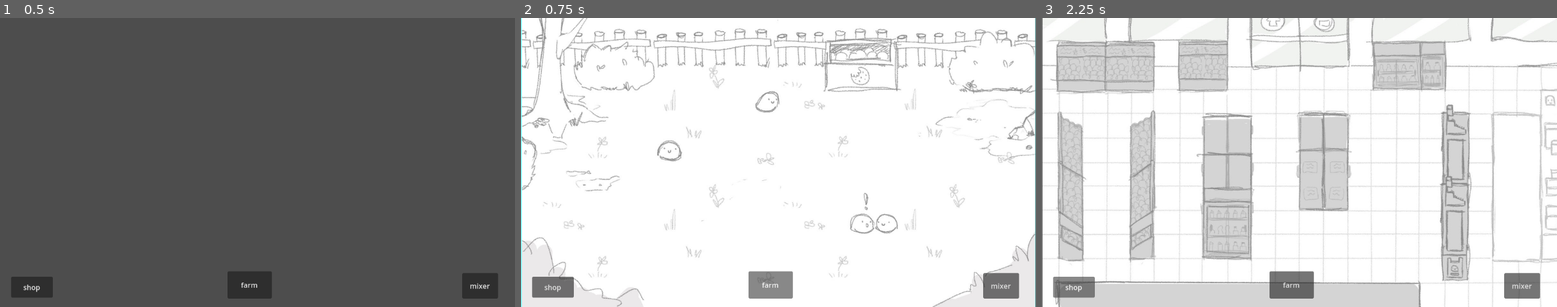
Above: before the commit, frames 1-3 (left to right).
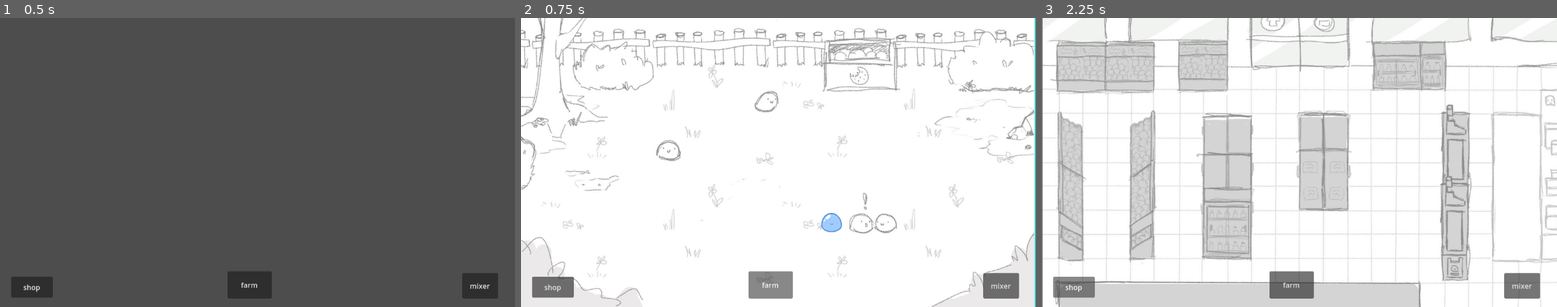
Above: after the commit, the same moments.

Repository: Jelly-Drop-DevOp/JellyDrop
Game: Godot game, scene res://scene_controller.tscn
Same seed, same stepped clock (60 frames per second), same inputs: the game is played once before the commit and once after it. Before the commit the project has no main scene; this scene is started directly in both runs.
Inputs:
- Up to frame 1 (0.5 s): no input
- Up to frame 2 (0.75 s): click "farm" at 0.5 s
- Up to frame 3 (2.25 s): click "farm" at 1.25 s; click "shop" at 2 s

Frame 1 is identical in both runs. In frame 2, 6.0% of the frame differs, in the area x 0-100%, y 0-100%; in frame 3, nothing differs.

Commit message:
Added jelly template animation

Diff:
--- a/praccyproggy/farm.tscn
+++ b/praccyproggy/farm.tscn
@@ -1,7 +1,127 @@
-[gd_scene load_steps=3 format=3 uid="uid://b57agm7a18cmu"]
+[gd_scene load_steps=32 format=3 uid="uid://b57agm7a18cmu"]
 
 [ext_resource type="Texture2D" uid="uid://dnfsb0bpc4as6" path="res://habitat.jpg" id="1_2tpd6"]
 [ext_resource type="PackedScene" uid="uid://cuj06sanmhu01" path="res://scene_controller.tscn" id="2_1vn11"]
+[ext_resource type="Texture2D" uid="uid://cyiwoe6357ryn" path="res://assets/Water Drop Animation V1/water-drop-f1.PNG" id="3_crnpr"]
+[ext_resource type="Texture2D" uid="uid://bu4f2blbwit81" path="res://assets/Water Drop Animation V1/water-drop-f2.PNG" id="4_1dqwl"]
+[ext_resource type="Texture2D" uid="uid://b44umq6ily7b6" path="res://assets/Water Drop Animation V1/water-drop-f3.PNG" id="5_ygho7"]
+[ext_resource type="Texture2D" uid="uid://7w52kjtadire" path="res://assets/Water Drop Animation V1/water-drop-f4.PNG" id="6_nfy8y"]
+[ext_resource type="Texture2D" uid="uid://b8wxewlvu0r2a" path="res://assets/Water Drop Animation V1/water-drop-f5.PNG" id="7_0vji6"]
+[ext_resource type="Texture2D" uid="uid://bb8q816q1tut" path="res://assets/Water Drop Animation V1/water-drop-f6.PNG" id="8_b4afq"]
+[ext_resource type="Texture2D" uid="uid://b4ie7f5o0jqa8" path="res://assets/Water Drop Animation V1/water-drop-f7.PNG" id="9_7kisw"]
+[ext_resource type="Texture2D" uid="uid://dwly6mdlk76ys" path="res://assets/Water Drop Animation V1/water-drop-f8.PNG" id="10_wqc0b"]
+[ext_resource type="Texture2D" uid="uid://bxfsoqp5p4utf" path="res://assets/Water Drop Animation V1/water-drop-f9.PNG" id="11_rufnp"]
+[ext_resource type="Texture2D" uid="uid://3iaxpgsx10xd" path="res://assets/Water Drop Animation V1/water-drop-f10.PNG" id="12_7jb6r"]
+[ext_resource type="Texture2D" uid="uid://b30fbhpomtmrd" path="res://assets/Water Drop Animation V1/water-drop-f11.PNG" id="13_4x20n"]
+[ext_resource type="Texture2D" uid="uid://ddmqamt2c1c6p" path="res://assets/Water Drop Animation V1/water-drop-f12.PNG" id="14_c4yqf"]
+[ext_resource type="Texture2D" uid="uid://kd1knfeoi0wt" path="res://assets/Water Drop Animation V1/water-drop-f13.PNG" id="15_4m40g"]
+[ext_resource type="Texture2D" uid="uid://c0oiii471y8r8" path="res://assets/Water Drop Animation V1/water-drop-f14.PNG" id="16_5laoe"]
+[ext_resource type="Texture2D" uid="uid://jvb7f0moqvqw" path="res://assets/Water Drop Animation V1/water-drop-f15.PNG" id="17_c5rny"]
+[ext_resource type="Texture2D" uid="uid://bb0kk4t30mjkq" path="res://assets/Water Drop Animation V1/water-drop-f16.PNG" id="18_tiwui"]
+[ext_resource type="Texture2D" uid="uid://8cpnfarcjlxu" path="res://assets/Water Drop Animation V1/water-drop-f17.PNG" id="19_dn3e8"]
+[ext_resource type="Texture2D" uid="uid://2lmrvlhbtdeb" path="res://assets/Water Drop Animation V1/water-drop-f18.PNG" id="20_jy5f5"]
+[ext_resource type="Texture2D" uid="uid://841s3fgonsos" path="res://assets/Water Drop Animation V1/water-drop-f19.PNG" id="21_gufdx"]
+[ext_resource type="Texture2D" uid="uid://14tt017ou8bc" path="res://assets/Water Drop Animation V1/water-drop-f20.PNG" id="22_d7ybn"]
+[ext_resource type="Texture2D" uid="uid://cyxjn4ofqag5b" path="res://assets/Water Drop Animation V1/water-drop-f21.PNG" id="23_0bsep"]
+[ext_resource type="Texture2D" uid="uid://catcb8k2t7awg" path="res://assets/Water Drop Animation V1/water-drop-f22.PNG" id="24_1gfoa"]
+[ext_resource type="Texture2D" uid="uid://cl6x1nnlqmfww" path="res://assets/Water Drop Animation V1/water-drop-f23.PNG" id="25_vwcpl"]
+[ext_resource type="Texture2D" uid="uid://i0fiqi2lg5c" path="res://assets/Water Drop Animation V1/water-drop-f24.PNG" id="26_1k0wm"]
+[ext_resource type="Texture2D" uid="uid://bax8r1pyxm28c" path="res://assets/Water Drop Animation V1/water-drop-f25.PNG" id="27_q82hy"]
+[ext_resource type="Texture2D" uid="uid://didmkctf1spv2" path="res://assets/Water Drop Animation V1/water-drop-f26.PNG" id="28_sl871"]
+[ext_resource type="Texture2D" uid="uid://b4nj2lx1serlh" path="res://assets/Water Drop Animation V1/water-drop-f27.PNG" id="29_ntjqw"]
+[ext_resource type="Texture2D" uid="uid://0btl7phivsws" path="res://assets/Water Drop Animation V1/water-drop-f28.PNG" id="30_3moon"]
+
+[sub_resource type="SpriteFrames" id="SpriteFrames_apuk7"]
+animations = [{
+"frames": [{
+"duration": 1.0,
+"texture": ExtResource("3_crnpr")
+}, {
+"duration": 1.0,
+"texture": ExtResource("4_1dqwl")
+}, {
+"duration": 1.0,
+"texture": ExtResource("5_ygho7")
+}, {
+"duration": 1.0,
+"texture": ExtResource("6_nfy8y")
+}, {
+"duration": 1.0,
+"texture": ExtResource("7_0vji6")
+}, {
+"duration": 1.0,
+"texture": ExtResource("8_b4afq")
+}, {
+"duration": 1.0,
+"texture": ExtResource("9_7kisw")
+}, {
+"duration": 1.0,
+"texture": ExtResource("10_wqc0b")
+}, {
+"duration": 1.0,
+"texture": ExtResource("11_rufnp")
+}, {
+"duration": 1.0,
+"texture": ExtResource("12_7jb6r")
+}, {
+"duration": 1.0,
+"texture": ExtResource("13_4x20n")
+}, {
+"duration": 1.0,
+"texture": ExtResource("14_c4yqf")
+}, {
+"duration": 1.0,
+"texture": ExtResource("15_4m40g")
+}, {
+"duration": 1.0,
+"texture": ExtResource("16_5laoe")
+}, {
+"duration": 1.0,
+"texture": ExtResource("17_c5rny")
+}, {
+"duration": 1.0,
+"texture": ExtResource("18_tiwui")
+}, {
+"duration": 1.0,
+"texture": ExtResource("19_dn3e8")
+}, {
+"duration": 1.0,
+"texture": ExtResource("20_jy5f5")
+}, {
+"duration": 1.0,
+"texture": ExtResource("21_gufdx")
+}, {
+"duration": 1.0,
+"texture": ExtResource("22_d7ybn")
+}, {
+"duration": 1.0,
+"texture": ExtResource("23_0bsep")
+}, {
+"duration": 1.0,
+"texture": ExtResource("24_1gfoa")
+}, {
+"duration": 1.0,
+"texture": ExtResource("25_vwcpl")
+}, {
+"duration": 1.0,
+"texture": ExtResource("26_1k0wm")
+}, {
+"duration": 1.0,
+"texture": ExtResource("27_q82hy")
+}, {
+"duration": 1.0,
+"texture": ExtResource("28_sl871")
+}, {
+"duration": 1.0,
+"texture": ExtResource("29_ntjqw")
+}, {
+"duration": 1.0,
+"texture": ExtResource("30_3moon")
+}],
+"loop": true,
+"name": &"default",
+"speed": 16.0
+}]
 
 [node name="Farm" type="Node2D"]
 
@@ -11,9 +131,15 @@
 color = Color(0.458824, 1, 1, 1)
 
 [node name="Sprite2D" type="Sprite2D" parent="."]
-position = Vector2(576, 324.5)
+position = Vector2(574, 324)
 scale = Vector2(0.7175, 0.721111)
 texture = ExtResource("1_2tpd6")
 
 [node name="SceneController" parent="." instance=ExtResource("2_1vn11")]
 position = Vector2(6.10352e-05, 3.05176e-05)
+
+[node name="jelly-template" type="AnimatedSprite2D" parent="."]
+position = Vector2(695, 458)
+scale = Vector2(0.0813357, 0.0813357)
+sprite_frames = SubResource("SpriteFrames_apuk7")
+frame_progress = 0.406363
--- a/praccyproggy/project.godot
+++ b/praccyproggy/project.godot
@@ -11,5 +11,6 @@
 [application]
 
 config/name="praccyproggy"
+run/main_scene="res://scene_controller.tscn"
 config/features=PackedStringArray("4.3", "Forward Plus")
 config/icon="res://icon.svg"
Binary file added: praccyproggy/assets/Water Drop Animation V1/water-drop-f1.PNG
Not shown, added: praccyproggy/assets/Water Drop Animation V1/water-drop-f1.PNG.import
Binary file added: praccyproggy/assets/Water Drop Animation V1/water-drop-f10.PNG
Not shown, added: praccyproggy/assets/Water Drop Animation V1/water-drop-f10.PNG.import
Binary file added: praccyproggy/assets/Water Drop Animation V1/water-drop-f11.PNG
Not shown, added: praccyproggy/assets/Water Drop Animation V1/water-drop-f11.PNG.import
Binary file added: praccyproggy/assets/Water Drop Animation V1/water-drop-f12.PNG
Not shown, added: praccyproggy/assets/Water Drop Animation V1/water-drop-f12.PNG.import
Binary file added: praccyproggy/assets/Water Drop Animation V1/water-drop-f13.PNG
Not shown, added: praccyproggy/assets/Water Drop Animation V1/water-drop-f13.PNG.import
Binary file added: praccyproggy/assets/Water Drop Animation V1/water-drop-f14.PNG
Not shown, added: praccyproggy/assets/Water Drop Animation V1/water-drop-f14.PNG.import
(and 45 more such lines)
